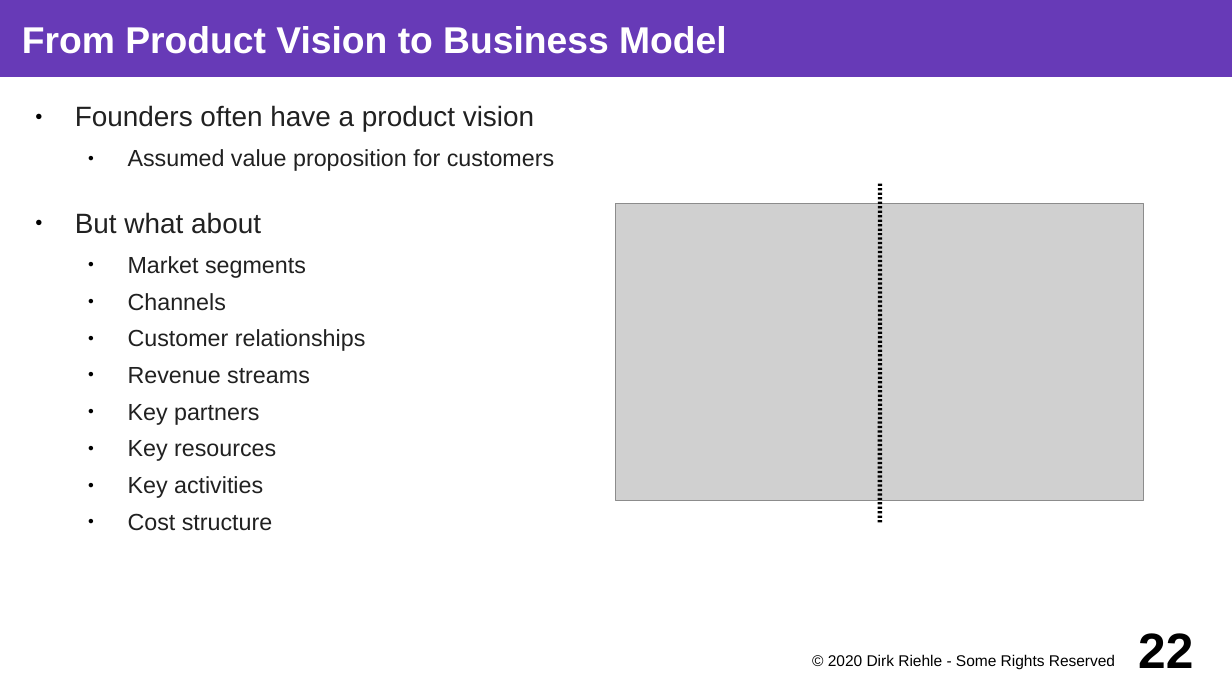
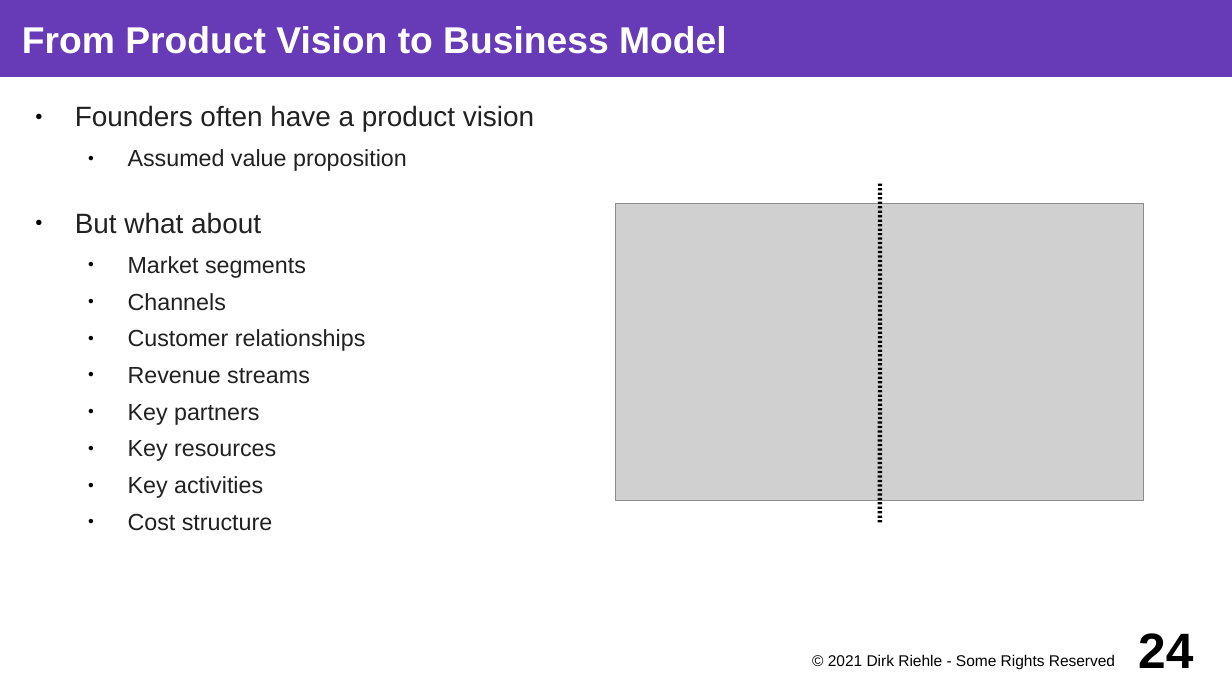
Before and after one commit to dirkriehle/coss-course, a slide deck: slide 24 of Lecture slides/COSS D01 - Software Startups.odp (slide 22 before the commit). Drawn at 1232x693 pixels with LibreOffice and Linux fonts; fonts in the diff are those of the drawing; grey boxes stand for pictures. Boxes give left, top, right and bottom in pixels: in the first picture for what was removed or moved away, otherwise in the second. Text is boxed around its words. In the diff, an @@ line names an element or a change of style, - is before the commit and + after.

```diff
--- a/Lecture slides/COSS D01 - Software Startups.odp
+++ b/Lecture slides/COSS D01 - Software Startups.odp
@@ text at [128,149,407,171]: text changed @@
-  ● Assumed value proposition for customers
+  ● Assumed value proposition
@@ text at [828,654,1115,670]: text changed @@
-© 2020 Dirk Riehle - Some Rights Reserved
+© 2021 Dirk Riehle - Some Rights Reserved
@@ page number at [1138,633,1193,668]: text changed @@
-22
+24
```
Also in this commit, not shown: 45 other slides changed, 2 slides added, 5 other files.
